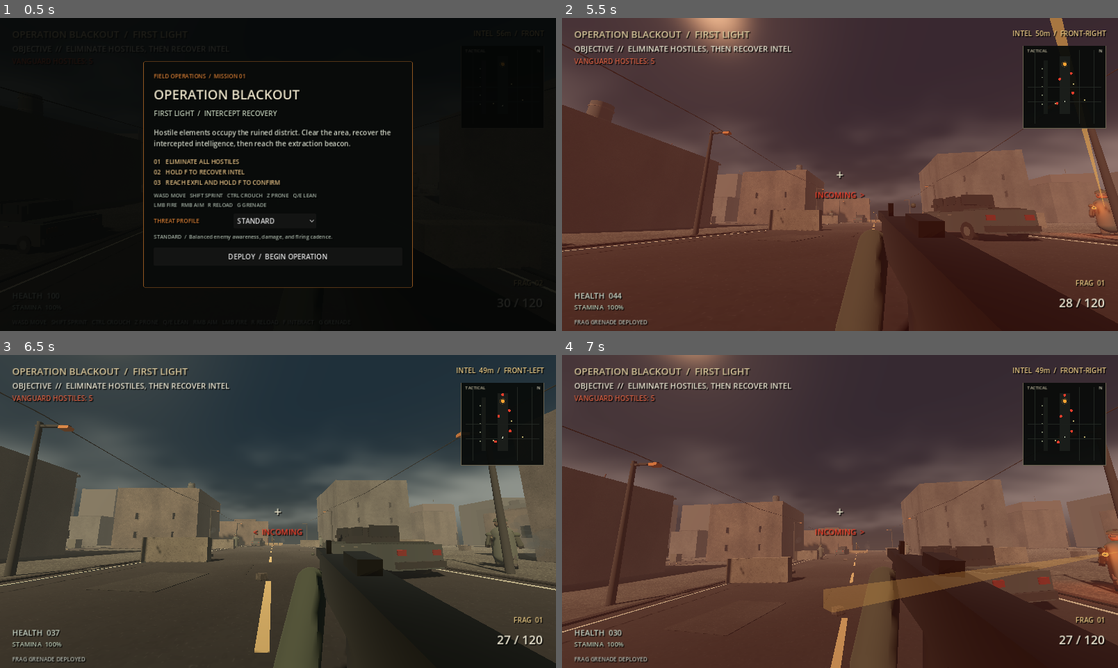
Above: before the commit, frames 1-4 (two rows, left to right).
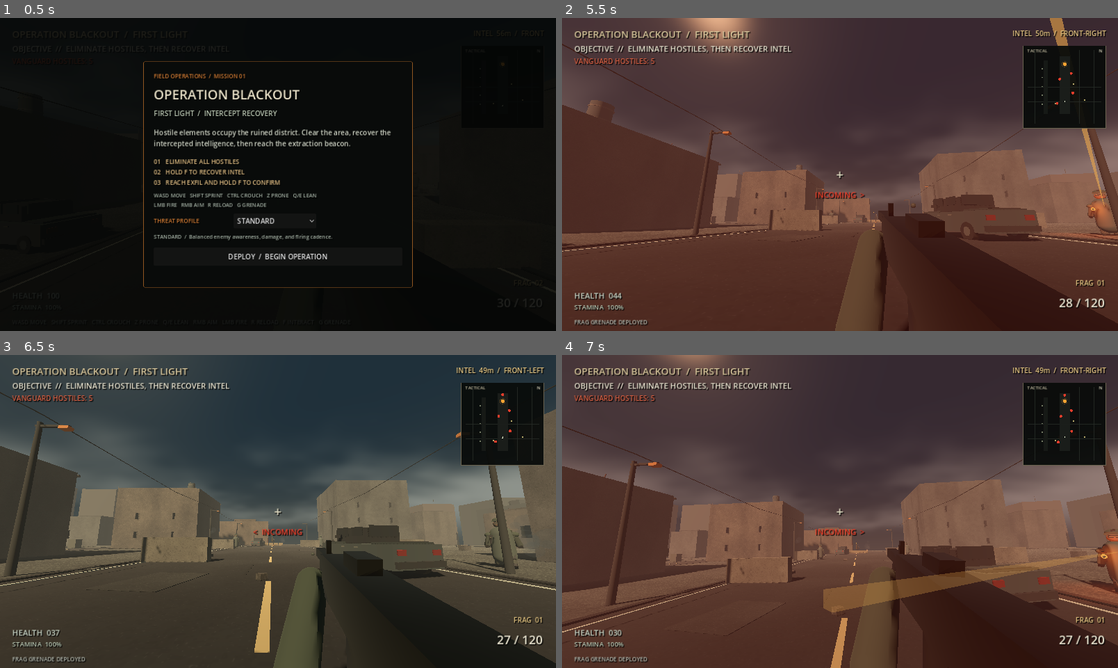
Above: after the commit, the same moments.

Repository: Liladizilla/operation-blackout
Game: Godot game, scene res://scenes/main.tscn
Two runs of this game, one before a commit and one after it. Both use one fixed random seed, a clock stepped at 60 frames per second and the inputs below.
Inputs (mouse positions are in pixels of both pictures, inside the frame that each line leads up to):
- Up to frame 1 (0.5 s): no input
- Up to frame 2 (5.5 s): click "DEPLOY / BEGIN OPERATION" at 0.5 s; tap Enter at 1.25, 5.1 s; move the mouse to (867, 174) at 1.27 s; hold W (move_forward) from 1.28 s (still down); tap Ctrl (crouch) at 1.35 s; click (867, 174) at 1.42 s; tap Space (jump) at 1.52, 1.82, 2.27, 2.57, 3.77, 4.07, 4.52, 4.82, 5.27 s; move the mouse to (812, 174) at 2.02 s; tap F (interact) at 2.1 s; move the mouse to (851, 168) at 2.77 s; tap Z (prone) at 2.85 s; move the mouse to (834, 180) at 3.52 s; tap Shift (sprint) at 3.6 s; click (834, 180) at 3.67 s; move the mouse to (878, 177) at 4.27 s; tap G (throw_grenade) at 4.35 s; move the mouse to (795, 171) at 5.02 s
- Up to frame 3 (6.5 s): keep holding W (move_forward); tap Space (jump) at 5.57 s; move the mouse to (283, 511) at 5.77 s; tap Ctrl (crouch) at 5.85 s; click (283, 511) at 5.92 s
- Up to frame 4 (7 s): move the mouse to (817, 505) at 6.52 s; release W (move_forward) at 6.53 s; hold E (lean_right) from 6.53 s (still down); tap F (interact) at 6.6 s; tap Space (jump) at 6.77 s

Frame 1 is identical in both runs. In frame 2, less than 0.1% of the frame differs, in the area x 48-99%, y 54-70%; in frame 3, less than 0.1%; in frame 4, 0.1%, in the area x 46-100%, y 55-76%.

Commit message:
Refine combat locomotion with a shorter stride and forward lean

Diff:
--- a/scripts/enemy.gd
+++ b/scripts/enemy.gd
@@ -369,15 +369,19 @@
     var reaction_strength := clampf(hit_reaction_timer / 0.28, 0.0, 1.0)
     reaction_strength = reaction_strength * reaction_strength * (3.0 - 2.0 * reaction_strength)
     var horizontal_speed := Vector2(velocity.x, velocity.z).length()
+    var weapon_ready := state == "COMBAT" or state == "REPOSITION"
     if horizontal_speed > 0.22:
         gait_time += delta * lerpf(5.0, 10.0, clampf(horizontal_speed / 3.5, 0.0, 1.0))
-        var swing := sin(gait_time) * 0.48
+        # A cautious, shorter stride while shouldering the rifle reads as combat movement.
+        var stride_scale := 0.68 if weapon_ready else 1.0
+        var swing := sin(gait_time) * 0.48 * stride_scale
         left_leg_pivot.rotation.x = swing
         right_leg_pivot.rotation.x = -swing
         left_arm_pivot.rotation.x = -swing * 0.42
         right_arm_pivot.rotation.x = swing * 0.42
-        visual_root.position.y = absf(sin(gait_time * 2.0)) * 0.035
-        visual_root.rotation.z = clampf(-velocity.x * 0.018, -0.055, 0.055)
+        visual_root.position.y = absf(sin(gait_time * 2.0)) * (0.024 if weapon_ready else 0.035)
+        var local_velocity := global_transform.basis.inverse() * velocity
+        visual_root.rotation.z = clampf(-local_velocity.x * 0.018, -0.055, 0.055)
     else:
         gait_time += delta * 1.2
         left_leg_pivot.rotation.x = lerpf(left_leg_pivot.rotation.x, 0.0, delta * 7.0)
@@ -388,12 +392,11 @@
         # Remove the previous frame's flinch offset before recentering the idle lean.
         visual_root.rotation.z = lerpf(visual_root.rotation.z - hit_reaction_direction * 0.12 * reaction_strength, 0.0, delta * 4.0)
     # Layer a brief upper-body flinch over locomotion without freezing movement.
-    visual_root.rotation.x = -0.16 * reaction_strength
+    visual_root.rotation.x = (-0.075 if weapon_ready else 0.0) - 0.16 * reaction_strength
     visual_root.rotation.z += hit_reaction_direction * 0.12 * reaction_strength
     left_arm_pivot.rotation.z = -0.26 - hit_reaction_direction * 0.18 * reaction_strength
     right_arm_pivot.rotation.z = 0.24 + hit_reaction_direction * 0.18 * reaction_strength
     # Keep the rifle shouldered while engaging, with gait layered underneath the ready pose.
-    var weapon_ready := state == "COMBAT" or state == "REPOSITION"
     var pose_weight := minf(delta * 7.0, 1.0)
     var left_arm_target := -0.30 if weapon_ready else 0.0
     var right_arm_target := -0.22 if weapon_ready else 0.0
